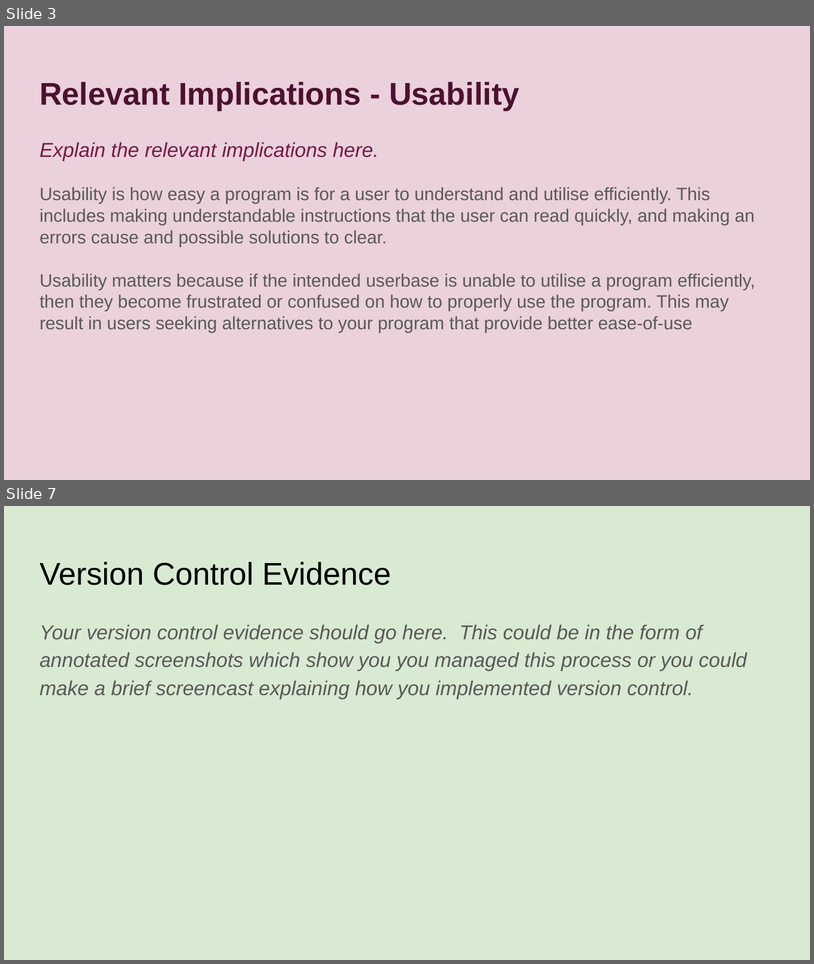
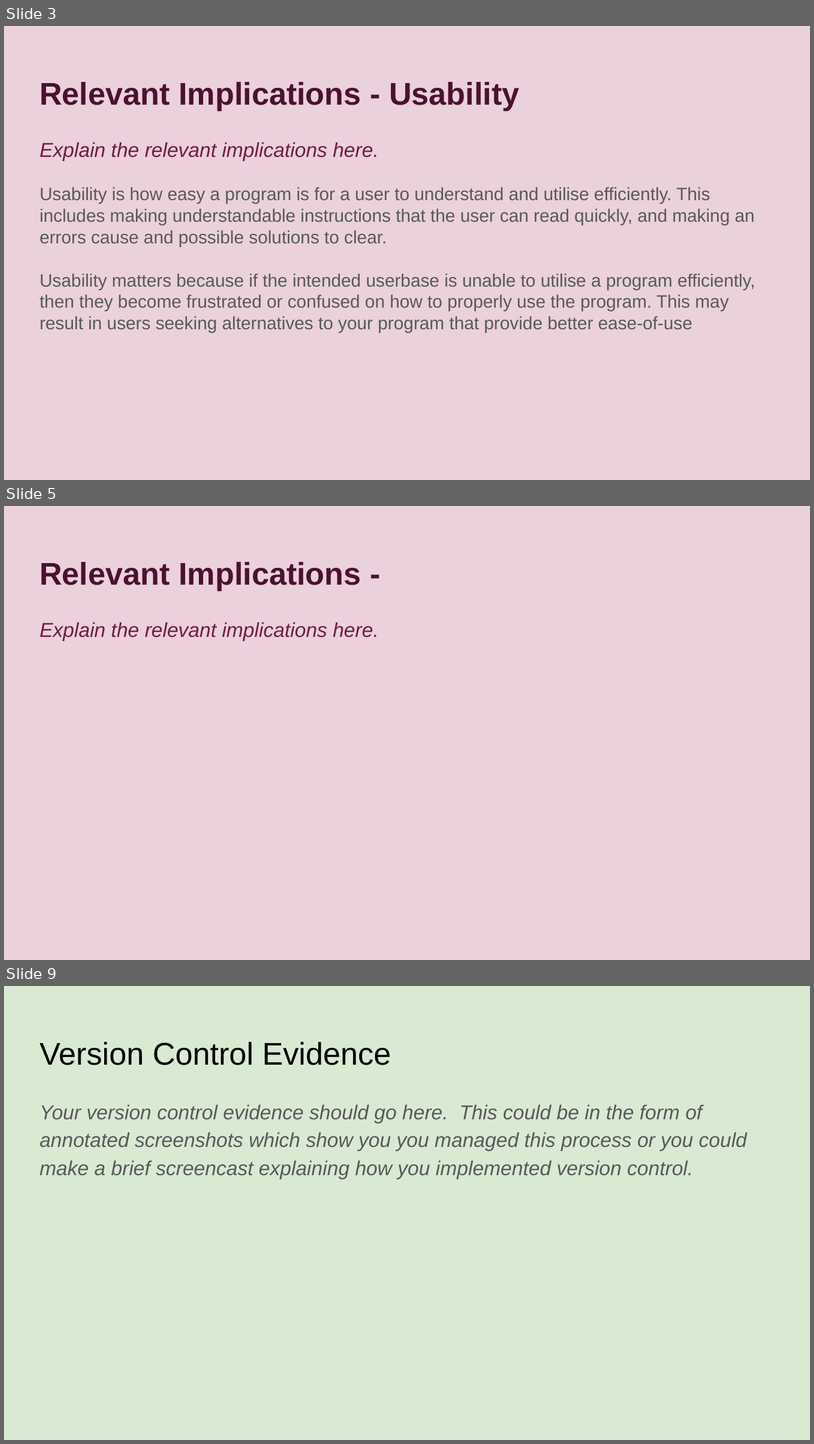
Before and after one commit to sinedotwav-e/pizzabot, a slide deck: pizzapowerpoint.pptx. Shown one above the other, each under a label of ours: slides 3 and 7 before the commit, slides 3, 5 and 9 after it; the slides between them are not shown. The pictures are 814x964 and 814x1444 pixels, drawn with LibreOffice and Linux fonts; fonts in the diff are those of the drawing. Boxes give left, top, right and bottom in pixels: in the first picture for what was removed or moved away, otherwise in the second. Text is boxed around its words. In the diff, an @@ line names an element or a change of style, - is before the commit and + after.

```diff
--- a/pizzapowerpoint.pptx
+++ b/pizzapowerpoint.pptx
@@ slide 5 added at bbox=[4, 506, 810, 960], background #EAD1DC @@
@@ title added at bbox=[39, 562, 361, 591], 28 pt, text #4C1130, bold @@
+Relevant Implications -
@@ text added at bbox=[39, 622, 379, 640], 18 pt, text #741B47, italic @@
+Explain the relevant implications here.
@@ what was slide 7 is now slide 9 @@
```
Also in this commit, not shown: 4 slides changed, 1 other slide added.
